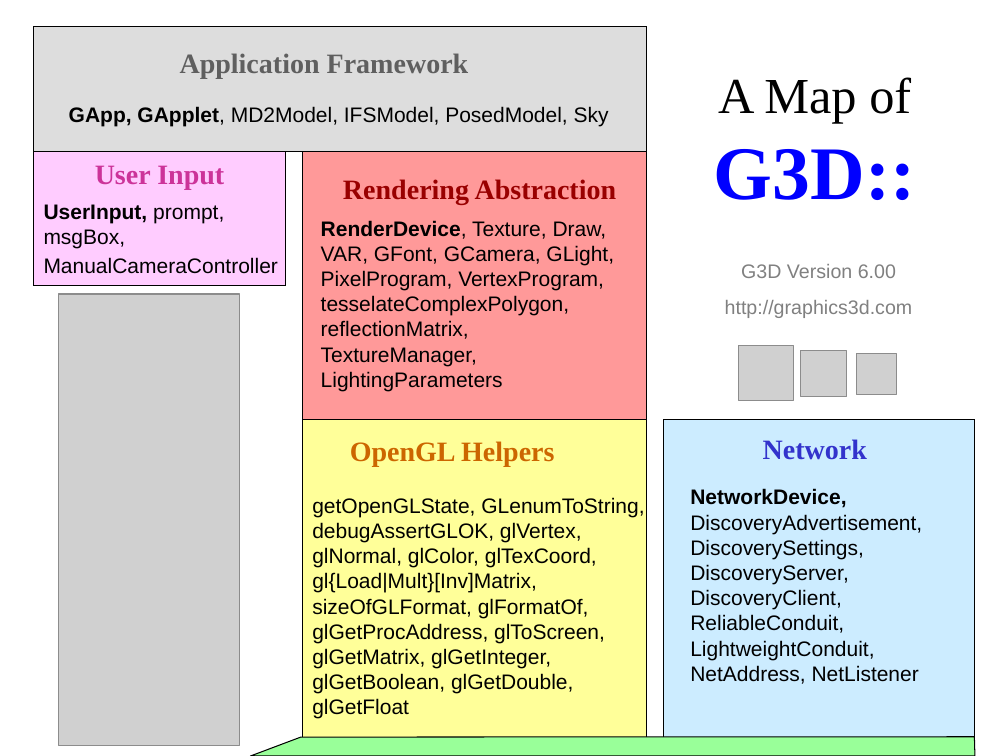
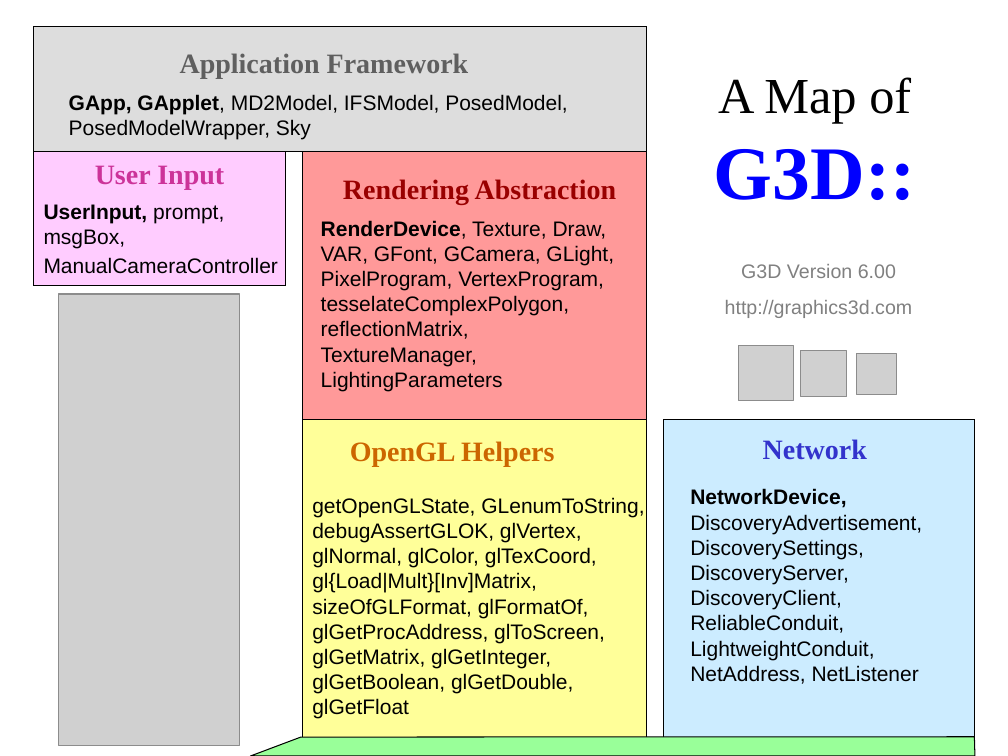
Before and after one commit to luaman/g3d-cpp, a slide deck: slide 1 of source/G3D-Map.ppt. Drawn at 1008x756 pixels with LibreOffice and Linux fonts; fonts in the diff are those of the drawing; grey boxes stand for pictures. Boxes give left, top, right and bottom in pixels: in the first picture for what was removed or moved away, otherwise in the second. Text is boxed around its words. In the diff, an @@ line names an element or a change of style, - is before the commit and + after.

Commit message:
PosedModelWrapper

```diff
--- a/source/G3D-Map.ppt
+++ b/source/G3D-Map.ppt
@@ text at [69,94,567,139]: text changed @@
-GApp, GApplet, MD2Model, IFSModel, PosedModel, Sky
+GApp, GApplet, MD2Model, IFSModel, PosedModel, PosedModelWrapper, Sky
```
Also in this commit, not shown: 3 other files.
